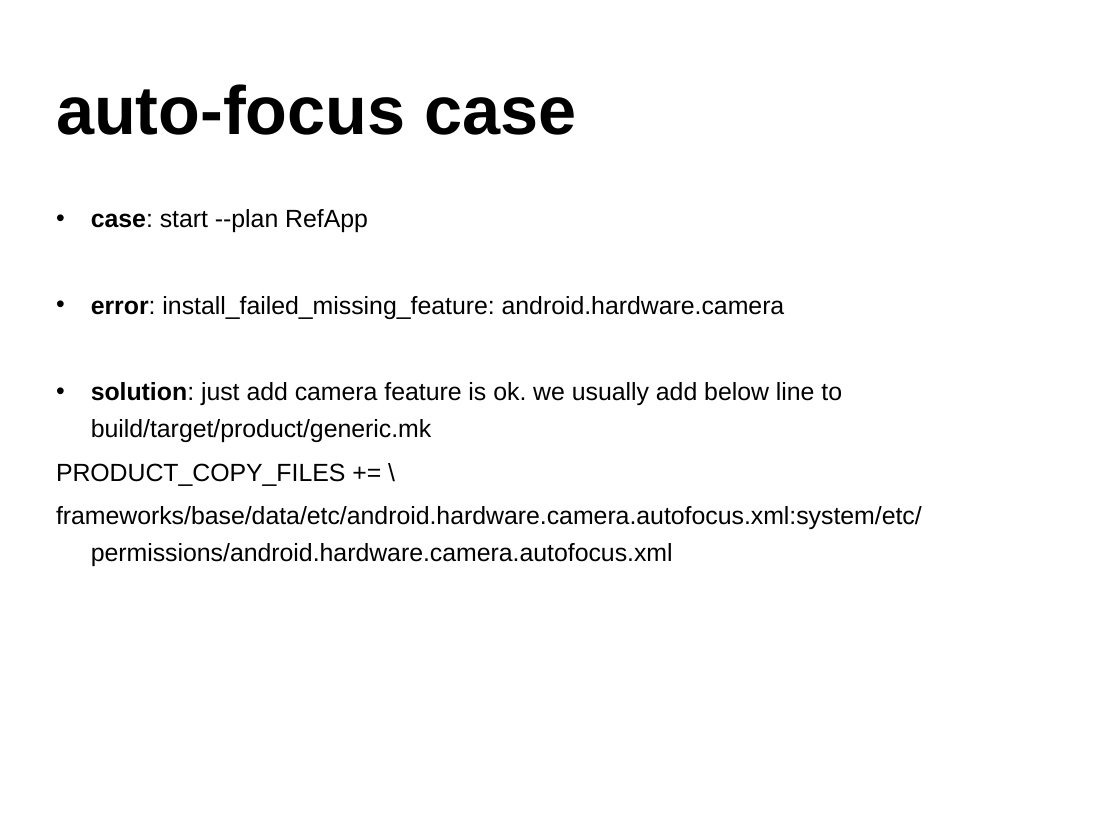
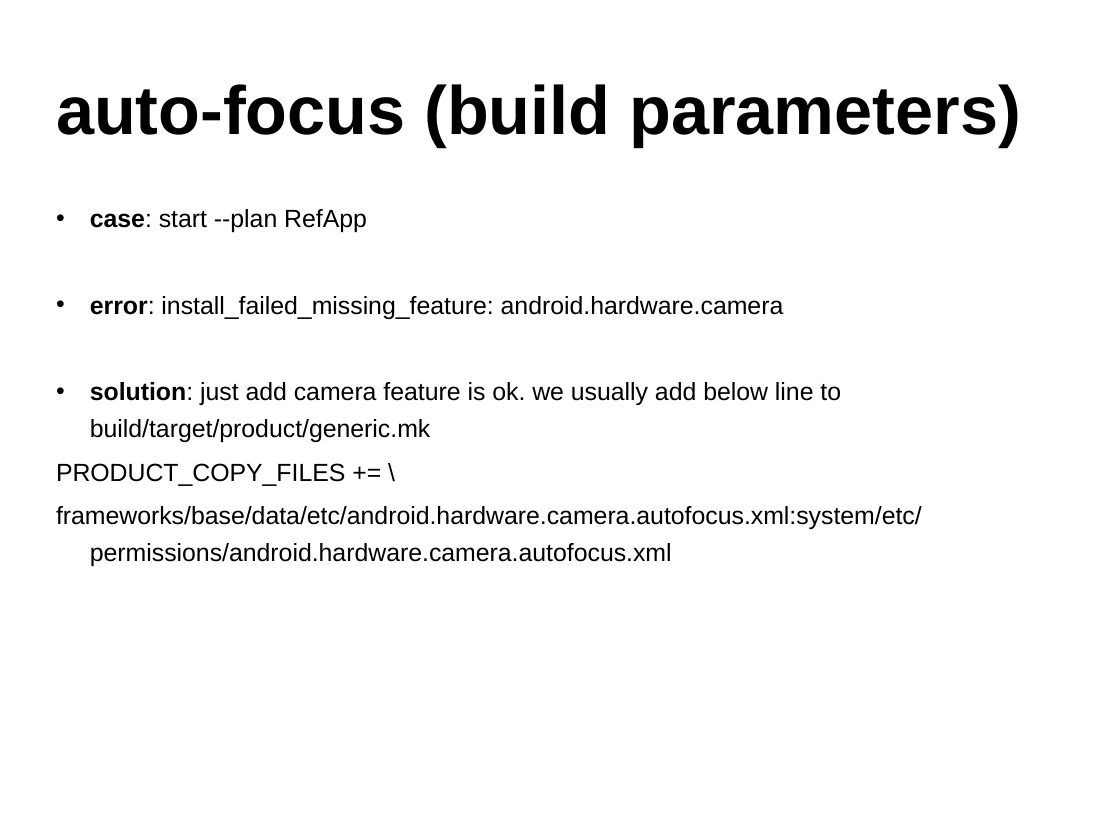
Before and after one commit to widerules/system-information, a slide deck: slide 27 of cts/CTS-training.ppt (slide 26 before the commit). Drawn at 1120x840 pixels with LibreOffice and Linux fonts; fonts in the diff are those of the drawing; background and template pictures are left out. Boxes give left, top, right and bottom in pixels: in the first picture for what was removed or moved away, otherwise in the second. Text is boxed around its words. In the diff, an @@ line names an element or a change of style, - is before the commit and + after.

Commit message:
jingtao: add some case

```diff
--- a/cts/CTS-training.ppt
+++ b/cts/CTS-training.ppt
@@ text at box(56, 84, 1021, 146): text changed @@
-auto-focus case
+auto-focus (build parameters)
```
Also in this commit, not shown: 30 other slides changed, 3 slides added, 1 other file.
